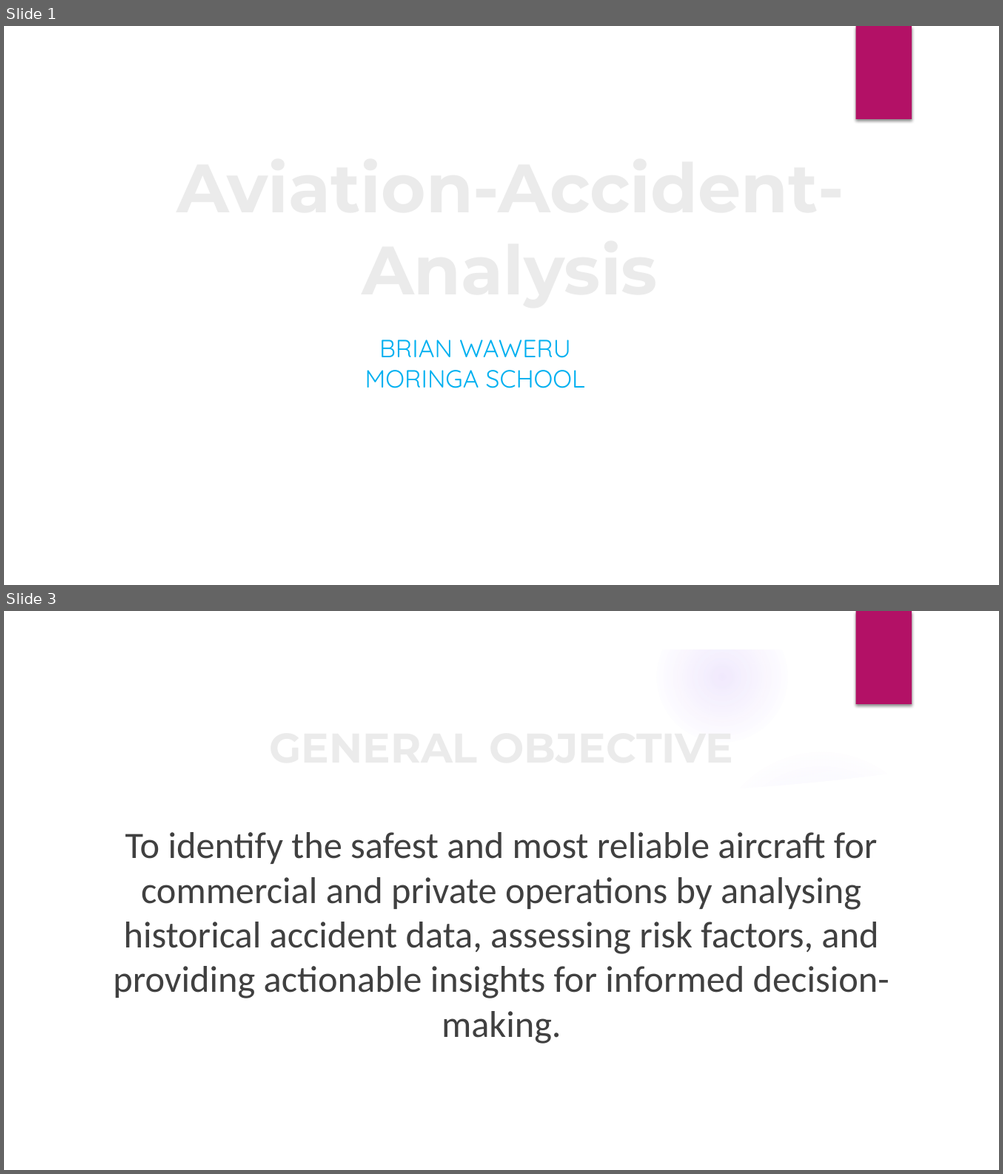
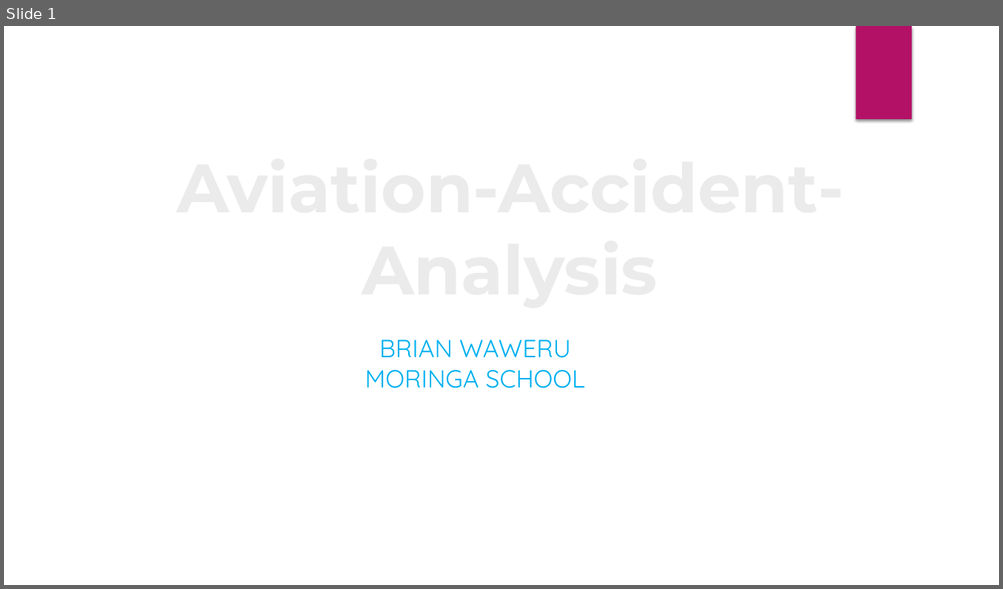
Before and after one commit to rurigi-waweru/dsfpt10-p1-dsc-phase-1-project, a slide deck: project-files/Aviation-Accident-Analysis.pptx. Shown one above the other, each under a label of ours: slides 1 and 3 before the commit, slide 1 after it; the slides between them are not shown. The pictures are 1003x1174 and 1003x589 pixels, drawn with LibreOffice and Linux fonts; fonts in the diff are those of the drawing; background and template pictures are left out. Boxes give left, top, right and bottom in pixels: in the first picture for what was removed or moved away, otherwise in the second. Text is boxed around its words. In the diff, an @@ line names an element or a change of style, - is before the commit and + after.

```diff
--- a/project-files/Aviation-Accident-Analysis.pptx
+++ b/project-files/Aviation-Accident-Analysis.pptx
@@ slide 3 removed at [4,611,999,1170], background picture (left out); not listed: 1 template element that a slide beside it also shows @@
@@ group removed at [4,611,999,1170]: 5 ellipses, 3 freeform shapes @@
@@ title removed at [73,693,930,801] @@
-GENERAL OBJECTIVE
@@ text removed at [113,832,889,1044] @@
-To identify the safest and most reliable aircraft for commercial and private operations by analysing historical accident data, assessing risk factors, and providing actionable insights for informed decision-making.
```
Also in this commit, not shown: 4 slides changed, 5 slides added, 8 other slides removed, 1 other file.
